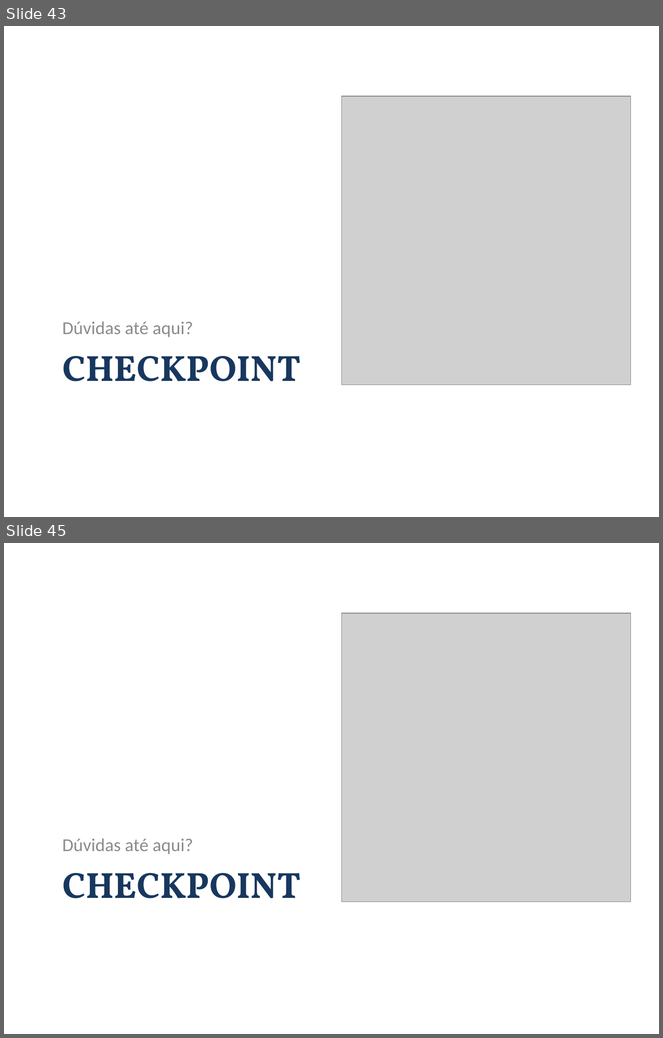
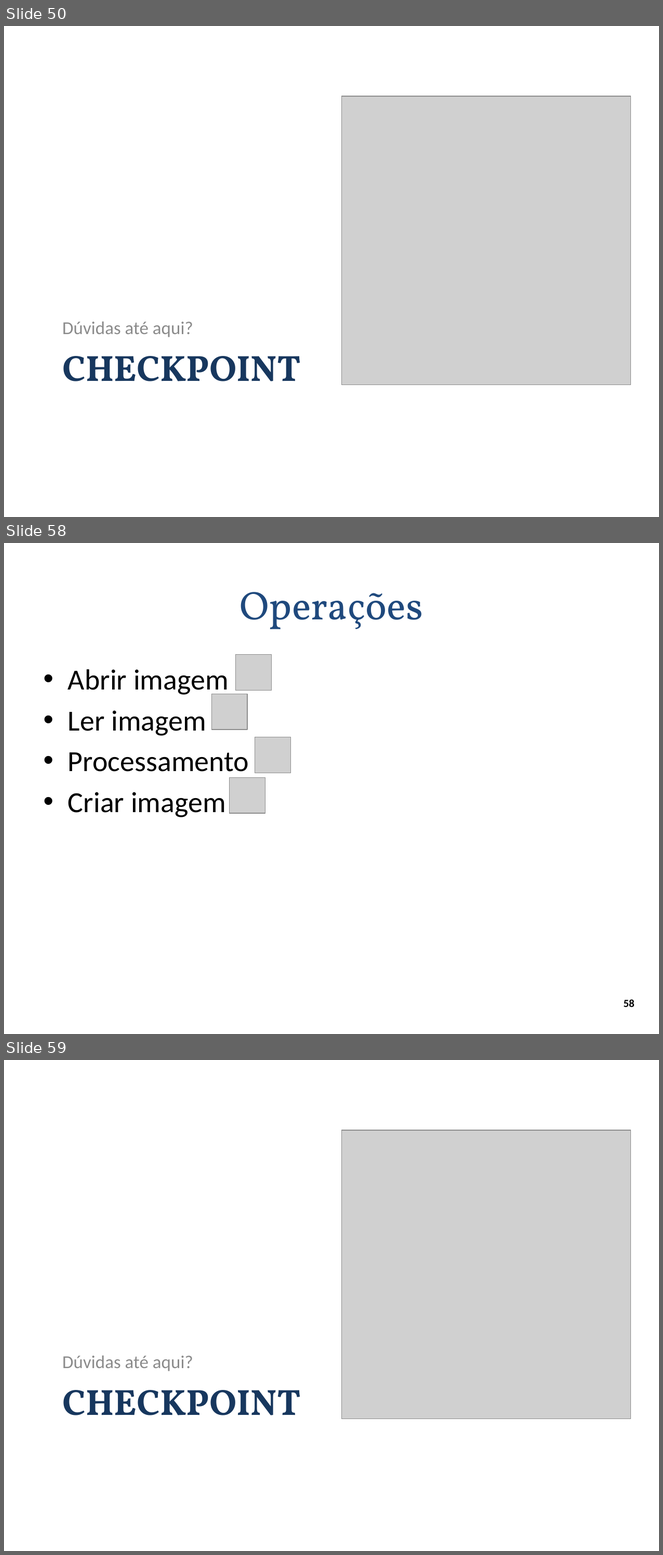
Before and after one commit to andrecurvello/tests-zingarelli, a slide deck: 1-Meus-Artigos/Minicurso-SemComp2011/minicurso-SemComp2011.pptx. Shown one above the other, each under a label of ours: slides 43 and 45 before the commit, slides 50, 58 and 59 after it; the slides between them are not shown. The pictures are 663x1038 and 663x1555 pixels, drawn with LibreOffice and Linux fonts; fonts in the diff are those of the drawing; grey boxes stand for pictures; background and template pictures are left out. Boxes give left, top, right and bottom in pixels: in the first picture for what was removed or moved away, otherwise in the second. Text is boxed around its words. In the diff, an @@ line names an element or a change of style, - is before the commit and + after.

Commit message:
SemComp 2011 - apresentação do minicurso: parte de imagem do OpenCV e parte de introdução ao 3D estereoscópico

```diff
--- a/1-Meus-Artigos/Minicurso-SemComp2011/minicurso-SemComp2011.pptx
+++ b/1-Meus-Artigos/Minicurso-SemComp2011/minicurso-SemComp2011.pptx
@@ slide 58 added at [4,543,659,1034], background #FFFFFF @@
@@ title added at [240,592,423,629], 44 pt, text #1F497D @@
+Operações
@@ picture added at [236,654,272,691] @@
@@ text added at [68,669,249,818], 32 pt, text #000000 @@
+• Abrir imagem
+• Ler imagem
+• Processamento
+• Criar imagem
@@ picture added at [211,694,248,730] @@
@@ picture added at [255,737,291,773] @@
@@ picture added at [229,778,266,813] @@
@@ page number added at [624,1000,635,1007], 12 pt, text #000000, bold @@
+58
@@ what was slide 43 is now slide 50 @@
@@ what was slide 45 is now slide 59 @@
```
Also in this commit, not shown: 2 slides changed, 24 other slides added, 9 other files.
